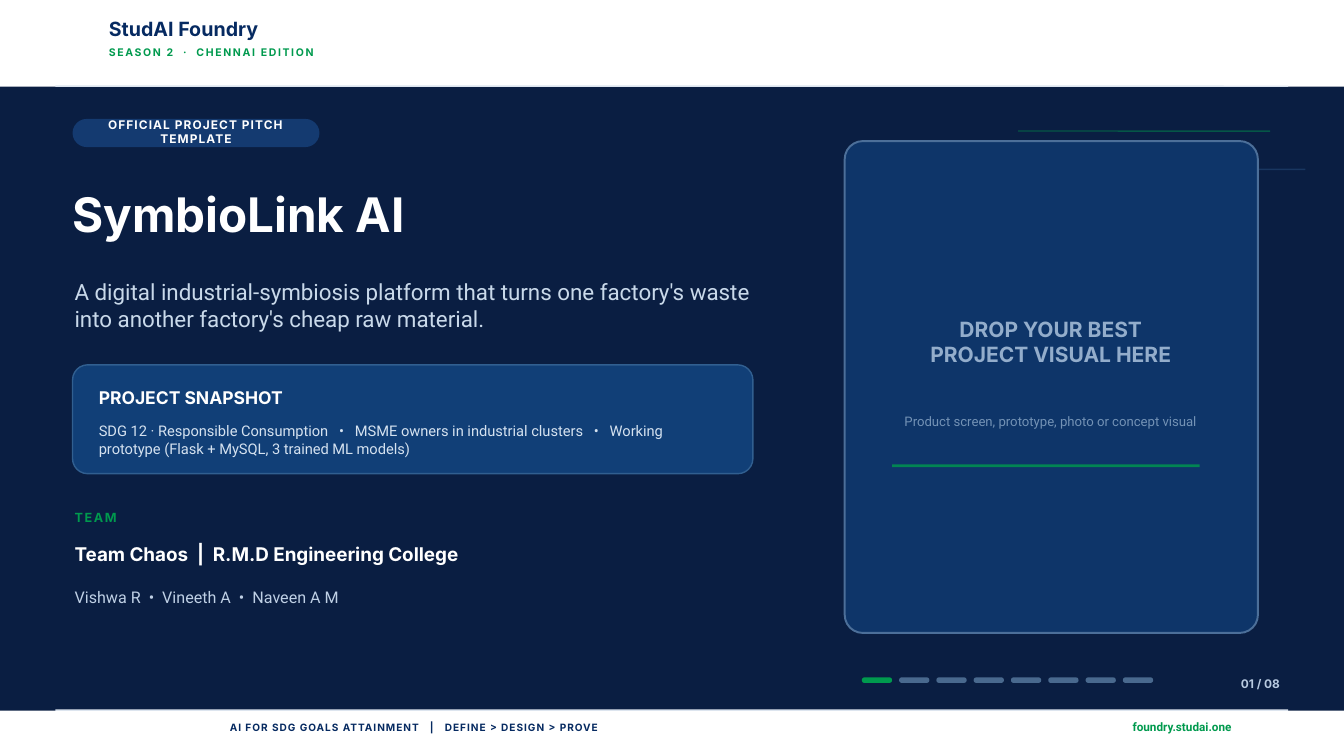
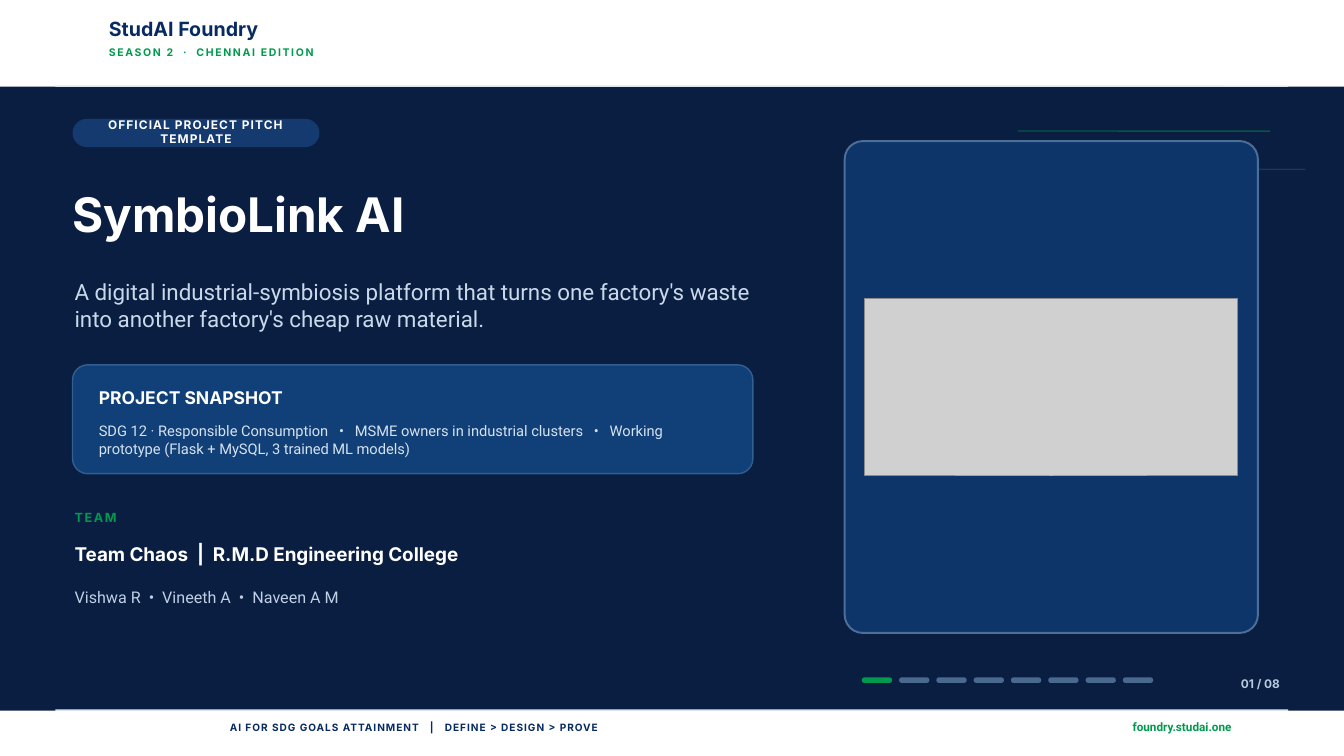
Before and after one commit to DharunAnandan/symbiolink-ai, a slide deck: slide 1 of StudAI_Foundry_Season2_Pitch_SymbioLink_AI.pptx. Drawn at 1344x756 pixels with LibreOffice and Linux fonts; fonts in the diff are those of the drawing; grey boxes stand for pictures; background and template pictures are left out. Boxes give left, top, right and bottom in pixels: in the first picture for what was removed or moved away, otherwise in the second. Text is boxed around its words. In the diff, an @@ line names an element or a change of style, - is before the commit and + after.

```diff
--- a/StudAI_Foundry_Season2_Pitch_SymbioLink_AI.pptx
+++ b/StudAI_Foundry_Season2_Pitch_SymbioLink_AI.pptx
@@ picture added at bbox=[865, 298, 1238, 477] @@
@@ text removed at bbox=[930, 321, 1171, 362] @@
-DROP YOUR BEST
-PROJECT VISUAL HERE
@@ text removed at bbox=[904, 416, 1197, 429] @@
-Product screen, prototype, photo or concept visual
@@ line removed from (892, 466) to (1200, 466) @@
```
Also in this commit, not shown: 1 other slide changed, 35 other files.
